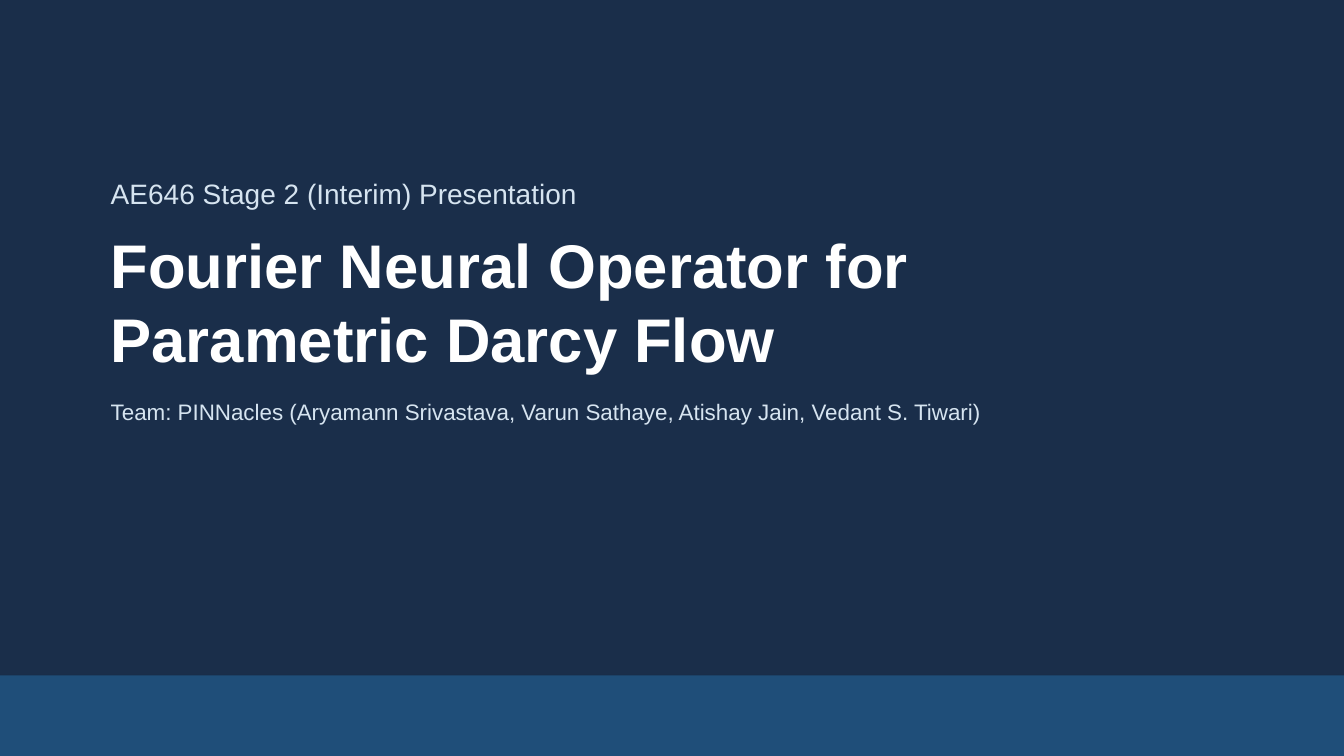
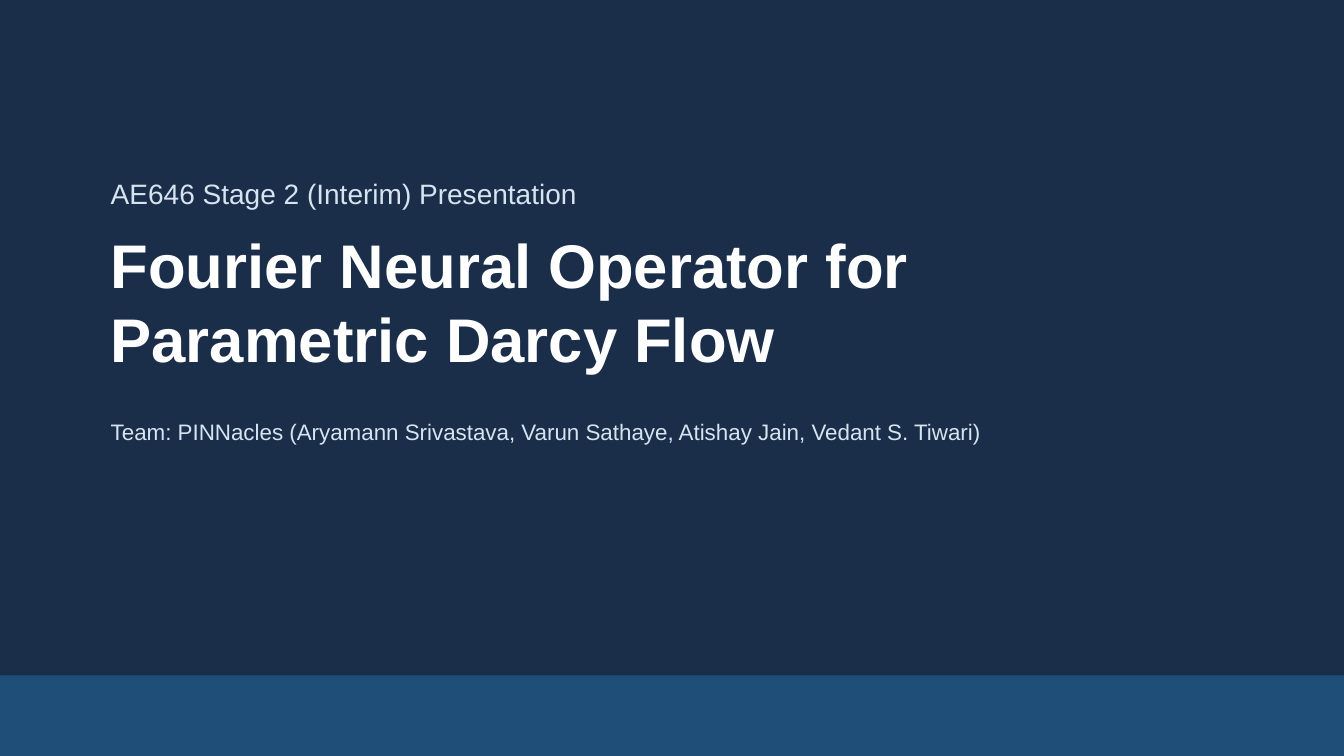
Before and after one commit to ARYAMANN7279/AE646-PINNacles, a slide deck: slide 1 of stage2/PINNacles_Stage2_Presentation.pptx. Drawn at 1344x756 pixels with LibreOffice and Linux fonts; fonts in the diff are those of the drawing. Boxes give left, top, right and bottom in pixels: in the first picture for what was removed or moved away, otherwise in the second. Text is boxed around its words. In the diff, an @@ line names an element or a change of style, - is before the commit and + after.

```diff
--- a/stage2/PINNacles_Stage2_Presentation.pptx
+++ b/stage2/PINNacles_Stage2_Presentation.pptx
@@ text "Team: PINNacles (Aryamann Srivastava, Varun ..." moved from (x1=111, y1=403, x2=980, y2=425) to (x1=111, y1=423, x2=980, y2=445) @@
```
Also in this commit, not shown: 1 other slide changed, 8 slides added, 6 slides removed, 26 other files.
